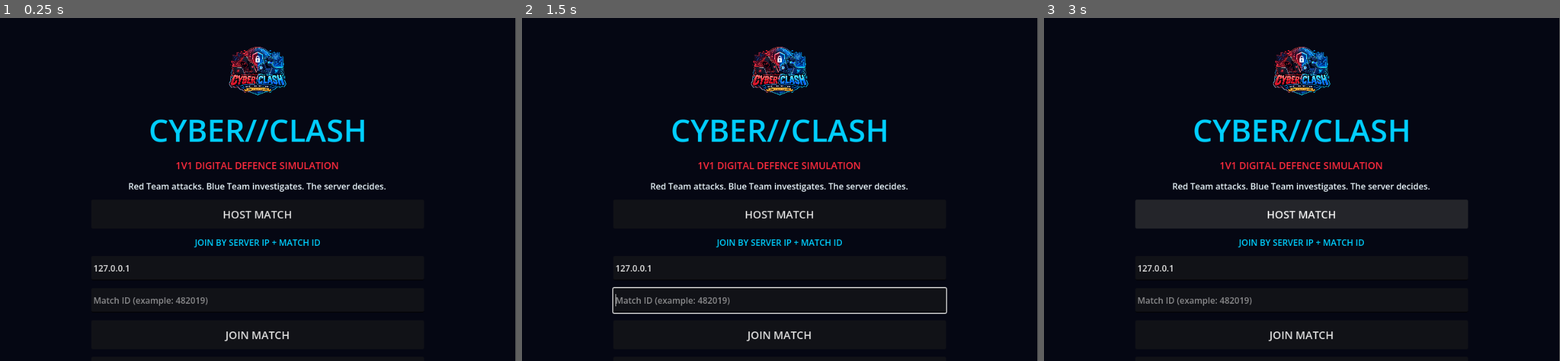
Above: before the commit, frames 1-3 (left to right).
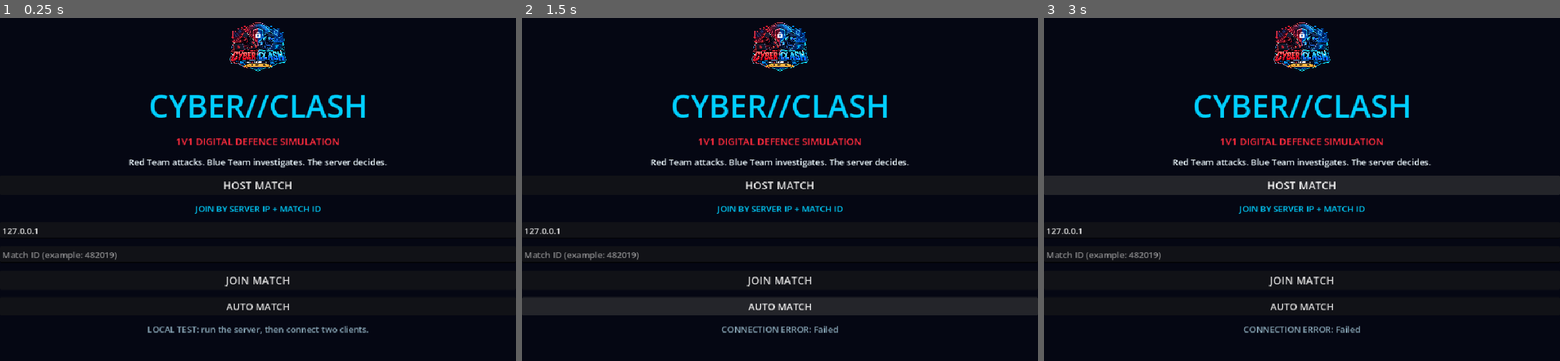
Above: after the commit, the same moments.

Repository: daminokun/Cyber-Clash
Game: Godot game, scene res://main.tscn
Same seed, same stepped clock (60 frames per second), same inputs: the game is played once before the commit and once after it.
Inputs (mouse positions are in pixels of both pictures, inside the frame that each line leads up to):
- Up to frame 1 (0.25 s): no input
- Up to frame 2 (1.5 s): click (780, 306) at 0.5 s, where only the run after the commit has a clickable "AUTO MATCH"; click (780, 306) at 1.25 s, where only the run after the commit has a clickable "AUTO MATCH"
- Up to frame 3 (3 s): click (1302, 306) at 2 s, where only the run after the commit has a clickable "AUTO MATCH"; click "HOST MATCH" at 2.75 s
The window is 799x533 before the commit and 800x533 after it. Grey fills any space a smaller window leaves; there, only what the larger window draws over its background counts as a difference.

The runs differ from the first frame. In frame 1, 7.8% of the frame differs, in the area x 0-75%, y 1-95%; in frame 2, 10%; in frame 3, 16%, in the area x 0-100%, y 1-95%.

Commit message:
Make client UI responsive
Co-authored-by: Copilot <223556219+Copilot@users.noreply.github.com>

Diff:
--- a/client/main.gd
+++ b/client/main.gd
@@ -108,21 +108,15 @@
 func _build_menu() -> Control:
 	var root := Control.new()
 	root.set_anchors_and_offsets_preset(Control.PRESET_FULL_RECT)
-	var margin := MarginContainer.new()
-	margin.set_anchors_and_offsets_preset(Control.PRESET_FULL_RECT)
-	margin.add_theme_constant_override("margin_left", 70)
-	margin.add_theme_constant_override("margin_right", 70)
-	margin.add_theme_constant_override("margin_top", 45)
-	margin.add_theme_constant_override("margin_bottom", 45)
-	root.add_child(margin)
-
-	var center := CenterContainer.new()
-	center.set_anchors_and_offsets_preset(Control.PRESET_FULL_RECT)
-	margin.add_child(center)
+	var scroll := ScrollContainer.new()
+	scroll.set_anchors_and_offsets_preset(Control.PRESET_FULL_RECT)
+	scroll.horizontal_scroll_mode = ScrollContainer.SCROLL_MODE_DISABLED
+	root.add_child(scroll)
 	var box := VBoxContainer.new()
-	box.custom_minimum_size = Vector2(620, 0)
+	box.size_flags_horizontal = Control.SIZE_EXPAND_FILL
+	box.size_flags_vertical = Control.SIZE_SHRINK_CENTER
 	box.add_theme_constant_override("separation", 14)
-	center.add_child(box)
+	scroll.add_child(box)
 
 	box.add_child(_create_logo(220, 110))
 	var title := Label.new()
@@ -158,13 +152,13 @@
 	ip_input = LineEdit.new()
 	ip_input.placeholder_text = "Server IP (example: 192.168.1.20)"
 	ip_input.text = DEFAULT_SERVER_HOST
-	ip_input.custom_minimum_size = Vector2(0, 46)
+	ip_input.size_flags_horizontal = Control.SIZE_EXPAND_FILL
 	box.add_child(ip_input)
 
 	match_id_input = LineEdit.new()
 	match_id_input.name = "MatchIdInput"
 	match_id_input.placeholder_text = "Match ID (example: 482019)"
-	match_id_input.custom_minimum_size = Vector2(0, 46)
+	match_id_input.size_flags_horizontal = Control.SIZE_EXPAND_FILL
 	box.add_child(match_id_input)
 
 	var join := _create_button("JOIN MATCH", 54, 20)
@@ -185,16 +179,15 @@
 func _build_lobby() -> Control:
 	var root := Control.new()
 	root.set_anchors_and_offsets_preset(Control.PRESET_FULL_RECT)
-	var margin := MarginContainer.new()
-	margin.set_anchors_and_offsets_preset(Control.PRESET_FULL_RECT)
-	margin.add_theme_constant_override("margin_left", 100)
-	margin.add_theme_constant_override("margin_right", 100)
-	margin.add_theme_constant_override("margin_top", 70)
-	margin.add_theme_constant_override("margin_bottom", 70)
-	root.add_child(margin)
+	var scroll := ScrollContainer.new()
+	scroll.set_anchors_and_offsets_preset(Control.PRESET_FULL_RECT)
+	scroll.horizontal_scroll_mode = ScrollContainer.SCROLL_MODE_DISABLED
+	root.add_child(scroll)
 	var box := VBoxContainer.new()
+	box.size_flags_horizontal = Control.SIZE_EXPAND_FILL
+	box.size_flags_vertical = Control.SIZE_SHRINK_CENTER
 	box.add_theme_constant_override("separation", 18)
-	margin.add_child(box)
+	scroll.add_child(box)
 
 	box.add_child(_create_logo(140, 85))
 	var title := Label.new()
@@ -269,13 +262,15 @@
 	layout.add_child(match_result_logo)
 	layout.add_child(match_result_label)
 
-	var content := HBoxContainer.new()
+	var content := VBoxContainer.new()
+	content.size_flags_horizontal = Control.SIZE_EXPAND_FILL
 	content.size_flags_vertical = Control.SIZE_EXPAND_FILL
 	content.add_theme_constant_override("separation", 16)
 	layout.add_child(content)
 
 	var briefing_panel := _create_panel()
-	briefing_panel.custom_minimum_size = Vector2(200, 0)
+	briefing_panel.size_flags_horizontal = Control.SIZE_EXPAND_FILL
+	briefing_panel.size_flags_vertical = Control.SIZE_EXPAND_FILL
 	content.add_child(briefing_panel)
 	var briefing := VBoxContainer.new()
 	briefing.add_theme_constant_override("separation", 12)
@@ -294,6 +289,7 @@
 
 	var intel_panel := _create_panel()
 	intel_panel.size_flags_horizontal = Control.SIZE_EXPAND_FILL
+	intel_panel.size_flags_vertical = Control.SIZE_EXPAND_FILL
 	content.add_child(intel_panel)
 	var intel := VBoxContainer.new()
 	intel.add_theme_constant_override("separation", 12)
@@ -313,7 +309,8 @@
 	intel.add_child(score_label)
 
 	var action_panel := _create_panel()
-	action_panel.custom_minimum_size = Vector2(180, 0)
+	action_panel.size_flags_horizontal = Control.SIZE_EXPAND_FILL
+	action_panel.size_flags_vertical = Control.SIZE_EXPAND_FILL
 	content.add_child(action_panel)
 	var action_layout := VBoxContainer.new()
 	action_layout.add_theme_constant_override("separation", 12)
@@ -370,8 +367,10 @@
 func _create_button(text: String, height: int, font_size: int) -> Button:
 	var button := Button.new()
 	button.text = text
-	button.custom_minimum_size = Vector2(0, height)
+	button.size_flags_horizontal = Control.SIZE_EXPAND_FILL
+	button.size_flags_vertical = Control.SIZE_SHRINK_CENTER
 	button.add_theme_font_size_override("font_size", font_size)
+	button.autowrap_mode = TextServer.AUTOWRAP_WORD_SMART
 	button.clip_text = true
 	return button
 
--- a/client/project.godot
+++ b/client/project.godot
@@ -20,6 +20,7 @@
 window/size/viewport_height=640
 window/size/window_width_override=960
 window/size/window_height_override=640
+window/stretch/mode="canvas_items"
 
 [rendering]
 
